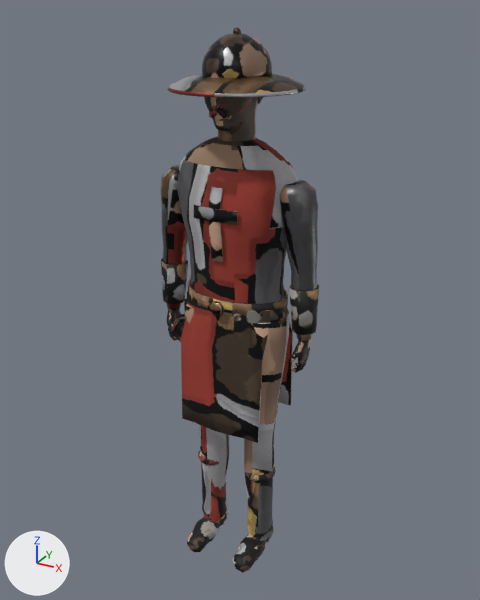
A saved change to the Blender file models/src/npc-guard.blend.
Rendered twice from a 50 mm camera at (0.986, -1.763, 1.887) aimed at (-0.007, 0.041, 0.985). The axes (+X, +Y, +Z) are drawn at lower left. The lights are the same throughout. The first picture is the older version.

Objects in the first picture: 'NPC_Guard'.
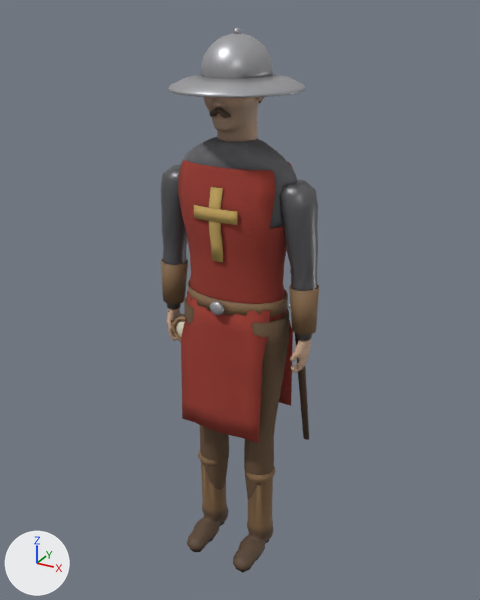
Boxes [x1, y1, x2, y2] around the edits, measured in the pictures (480 x 600 px; the box of a moved part takes in the faces that stretch with it):
'NPC_Guard', reshaped: before [160, 27, 319, 573]; after [161, 27, 319, 573]
part 1 of me_guard_mesh, added (brown): after [295, 333, 309, 440]
part 2 of me_guard_mesh, moved or reshaped: before [160, 33, 319, 499]; after [161, 32, 319, 535]
part 3 of me_guard_mesh, surface changed: [161, 27, 319, 572] in both

What the commit changed:
me_guard_mesh is used by ob_npc_guard; location (0.0, 0.0, 0.0).
me_guard_mesh had 12176 vertices, 15311 faces and spanned x -0.29..0.29, y -0.2..0.22, z 0.0..1.84.
me_guard_mesh now has 10146 vertices, 16072 faces and spans x -0.29..0.29, y -0.2..0.22, z 0.0..1.84.
me_guard_mesh part 1: a new loose piece of 26 vertices spanning x 0.19..0.23, y 0.03..0.15, z 0.44..1.0, in mat_guard_leather.
me_guard_mesh part 2: 1121 vertices moved within x -0.27..0.27, y -0.11..0.13, z 0.17..1.81; 3468 vertices removed from x -0.28..0.28, y -0.11..0.13, z 0.06..1.82; 1342 vertices added at x -0.28..0.28, y -0.12..0.13, z 0.06..1.82.
me_guard_mesh part 3: 4807 kept faces spanning x -0.29..0.29, y -0.2..0.22, z 0.0..1.84 get new texture (UV) coordinates.
Other edits to the shape of me_guard_mesh do not show in these pictures.
